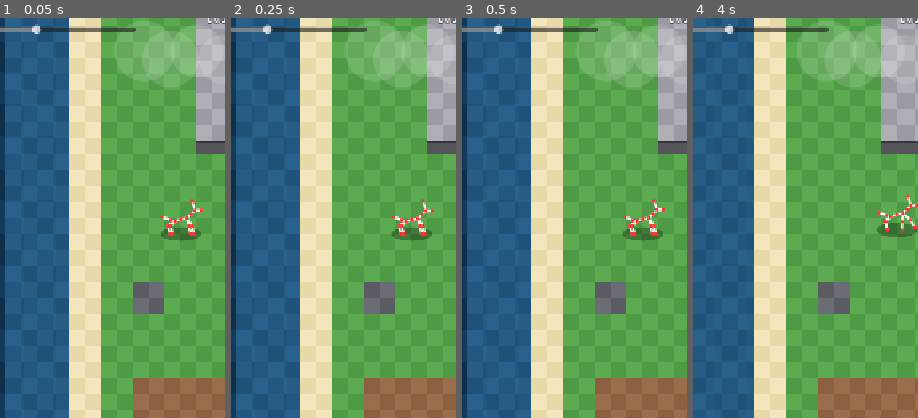
Above: before the commit, frames 1-4 (left to right).
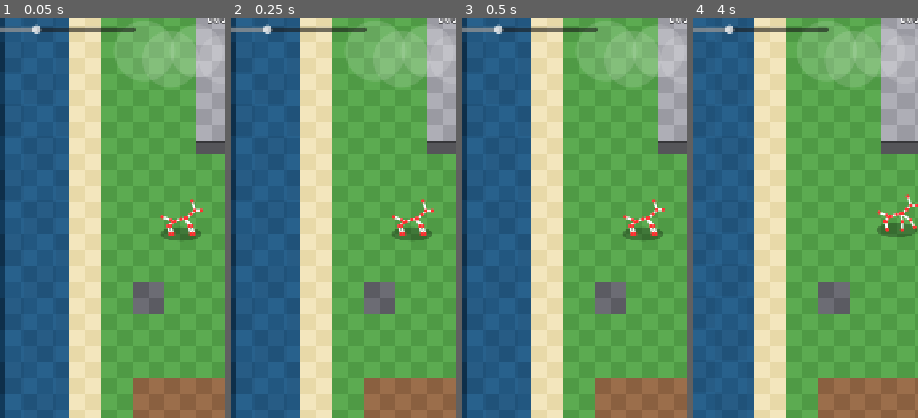
Above: after the commit, the same moments.

Repository: jonathasptbr-gh/Projeto-Galapago
Game: Godot game, scene res://jogo/main.tscn
The game is run twice, just before and just after one commit, with the same random seed, the same clock (stepped at 60 frames per second) and the same inputs.
Inputs:
- Up to frame 1 (0.05 s): no input
- Up to frame 2 (0.25 s): no input
- Up to frame 3 (0.5 s): no input
- Up to frame 4 (4 s): click "PULO AUTO: DESLIGADO" at 0.5 s; click "PULO AUTO: LIGADO" at 1.25 s; click "PULO AUTO: DESLIGADO" at 2 s; click "PULO AUTO: LIGADO" at 2.75 s; click "PULO AUTO: DESLIGADO" at 3.5 s
The pictures show only the part of the screen within x 6-56%, y 23-73%; the shares and areas given below are measured in that part.

The runs differ from the first frame. In frame 1, less than 0.1% of the frame differs, in the area x 76-86%, y 49-52%; in frame 2, less than 0.1%; in frame 3, less than 0.1%; in frame 4, less than 0.1%, in the area x 85-97%, y 48-51%.

Commit message:
v0.28.0: ombros e quarto traseiro separados da coluna

Diff:
--- a/dados/rig/canino.json
+++ b/dados/rig/canino.json
@@ -1,5 +1,5 @@
 {
-  "_leia": "RIG do canino (v0.21.1) — CONTRATO de pose e âncoras, não arte …(730 unchanged characters)…
+  "_leia": "RIG do canino (v0.28.0) — CONTRATO de pose e âncoras, não arte …(730 unchanged characters)…
   "schema_version": 1,
   "id": "canino",
   "arquetipo": "quadrupede",
@@ -67,6 +67,10 @@
           28,
           37
         ],
+        "anca_f": [
+          26,
+          38
+        ],
         "lombo": [
           34,
           35
@@ -75,6 +79,10 @@
           40,
           34
         ],
+        "ombro_f": [
+          38,
+          34
+        ],
         "pescoco": [
           44,
           30
@@ -170,6 +178,11 @@
         },
         {
           "a": "quadril",
+          "b": "anca_f",
+          "w": 5.5
+        },
+        {
+          "a": "anca_f",
           "b": "joelho_t",
           "w": 4.0
         },
@@ -180,6 +193,11 @@
         },
         {
           "a": "peito",
+          "b": "ombro_f",
+          "w": 5.5
+        },
+        {
+          "a": "ombro_f",
           "b": "joelho_f",
           "w": 4.0
         },
@@ -189,7 +207,7 @@
           "w": 3.5
         },
         {
-          "a": "quadril",
+          "a": "anca_f",
           "b": "joelho_t2",
           "w": 4.0
         },
@@ -199,7 +217,7 @@
           "w": 3.5
         },
         {
-          "a": "peito",
+          "a": "ombro_f",
           "b": "joelho_f2",
           "w": 4.0
         },
@@ -249,12 +267,52 @@
           39,
           17
         ],
+        "ombro_e": [
+          26,
+          33
+        ],
+        "ombro_d": [
+          42,
+          33
+        ],
+        "anca_e": [
+          29.5,
+          39
+        ],
+        "anca_d": [
+          38.5,
+          39
+        ],
+        "joelho_e": [
+          27,
+          42
+        ],
+        "joelho_d": [
+          41,
+          42
+        ],
         "pata_e": [
-          28,
+          27,
           50
         ],
         "pata_d": [
-          40,
+          41,
+          50
+        ],
+        "joelho_te": [
+          29.5,
+          43
+        ],
+        "joelho_td": [
+          38.5,
+          43
+        ],
+        "pata_te": [
+          29.5,
+          50
+        ],
+        "pata_td": [
+          38.5,
           50
         ],
         "cauda_base": [
@@ -264,14 +322,6 @@
         "cauda_ponta": [
           34,
           48
-        ],
-        "pata_te": [
-          30,
-          50
-        ],
-        "pata_td": [
-          38,
-          50
         ]
       },
       "bones": [
@@ -302,23 +352,63 @@
         },
         {
           "a": "quadril",
+          "b": "anca_e",
+          "w": 5.5
+        },
+        {
+          "a": "quadril",
+          "b": "anca_d",
+          "w": 5.5
+        },
+        {
+          "a": "anca_e",
+          "b": "joelho_te",
+          "w": 4.0
+        },
+        {
+          "a": "joelho_te",
           "b": "pata_te",
-          "w": 4.0
-        },
-        {
-          "a": "quadril",
+          "w": 3.5
+        },
+        {
+          "a": "anca_d",
+          "b": "joelho_td",
+          "w": 4.0
+        },
+        {
+          "a": "joelho_td",
           "b": "pata_td",
-          "w": 4.0
-        },
-        {
-          "a": "peito",
+          "w": 3.5
+        },
+        {
+          "a": "peito",
+          "b": "ombro_e",
+          "w": 5.5
+        },
+        {
+          "a": "peito",
+          "b": "ombro_d",
+          "w": 5.5
+        },
+        {
+          "a": "ombro_e",
+          "b": "joelho_e",
+          "w": 4.0
+        },
+        {
+          "a": "joelho_e",
           "b": "pata_e",
-          "w": 4.0
-        },
-        {
-          "a": "peito",
+          "w": 3.5
+        },
+        {
+          "a": "ombro_d",
+          "b": "joelho_d",
+          "w": 4.0
+        },
+        {
+          "a": "joelho_d",
           "b": "pata_d",
-          "w": 4.0
+          "w": 3.5
         },
         {
           "a": "cabeca",
@@ -374,6 +464,22 @@
         "cauda_ponta": [
           20,
           32
+        ],
+        "ombro_f": [
+          39.5,
+          36
+        ],
+        "ombro_f2": [
+          36.5,
+          34.5
+        ],
+        "anca_f": [
+          30.5,
+          39
+        ],
+        "anca_f2": [
+          28.5,
+          35
         ],
         "joelho_t": [
           27,
@@ -446,6 +552,41 @@
         },
         {
           "a": "quadril",
+          "b": "anca_f2",
+          "w": 5.5
+        },
+        {
+          "a": "anca_f2",
+          "b": "joelho_t2",
+          "w": 4.0
+        },
+        {
+          "a": "joelho_t2",
+          "b": "pata_t2",
+          "w": 3.5
+        },
+        {
+          "a": "peito",
+          "b": "ombro_f2",
+          "w": 5.5
+        },
+        {
+          "a": "ombro_f2",
+          "b": "joelho_f2",
+          "w": 4.0
+        },
+        {
+          "a": "joelho_f2",
+          "b": "pata_f2",
+          "w": 3.5
+        },
+        {
+          "a": "quadril",
+          "b": "anca_f",
+          "w": 5.5
+        },
+        {
+          "a": "anca_f",
           "b": "joelho_t",
           "w": 4.0
         },
@@ -456,32 +597,17 @@
         },
         {
           "a": "peito",
+          "b": "ombro_f",
+          "w": 5.5
+        },
+        {
+          "a": "ombro_f",
           "b": "joelho_f",
           "w": 4.0
         },
         {
           "a": "joelho_f",
           "b": "pata_f",
-          "w": 3.5
-        },
-        {
-          "a": "quadril",
-          "b": "joelho_t2",
-          "w": 4.0
-        },
-        {
-          "a": "joelho_t2",
-          "b": "pata_t2",
-          "w": 3.5
-        },
-        {
-          "a": "peito",
-          "b": "joelho_f2",
-          "w": 4.0
-        },
-        {
-          "a": "joelho_f2",
-          "b": "pata_f2",
           "w": 3.5
         },
         {
@@ -529,6 +655,22 @@
           19,
           43
         ],
+        "ombro_f": [
+          39.5,
+          36
+        ],
+        "ombro_f2": [
+          36.5,
+          34.5
+        ],
+        "anca_f": [
+          30.5,
+          39
+        ],
+        "anca_f2": [
+          28.5,
+          35
+        ],
         "joelho_t": [
           27,
           42
@@ -600,6 +742,41 @@
         },
         {
           "a": "quadril",
+          "b": "anca_f2",
+          "w": 5.5
+        },
+        {
+          "a": "anca_f2",
+          "b": "joelho_t2",
+          "w": 4.0
+        },
+        {
+          "a": "joelho_t2",
+          "b": "pata_t2",
+          "w": 3.5
+        },
+        {
+          "a": "peito",
+          "b": "ombro_f2",
+          "w": 5.5
+        },
+        {
+          "a": "ombro_f2",
+          "b": "joelho_f2",
+          "w": 4.0
+        },
+        {
+          "a": "joelho_f2",
+          "b": "pata_f2",
+          "w": 3.5
+        },
+        {
+          "a": "quadril",
+          "b": "anca_f",
+          "w": 5.5
+        },
+        {
+          "a": "anca_f",
           "b": "joelho_t",
           "w": 4.0
         },
@@ -610,32 +787,17 @@
         },
         {
           "a": "peito",
+          "b": "ombro_f",
+          "w": 5.5
+        },
+        {
+          "a": "ombro_f",
           "b": "joelho_f",
           "w": 4.0
         },
         {
           "a": "joelho_f",
           "b": "pata_f",
-          "w": 3.5
-        },
-        {
-          "a": "quadril",
-          "b": "joelho_t2",
-          "w": 4.0
-        },
-        {
-          "a": "joelho_t2",
-          "b": "pata_t2",
-          "w": 3.5
-        },
-        {
-          "a": "peito",
-          "b": "joelho_f2",
-          "w": 4.0
-        },
-        {
-          "a": "joelho_f2",
-          "b": "pata_f2",
           "w": 3.5
         },
         {
@@ -649,7 +811,7 @@
       "joints": {
         "quadril": [
           34,
-          35
+          40
         ],
         "lombo": [
           34,
@@ -657,7 +819,7 @@
         ],
         "peito": [
           34,
-          40
+          34
         ],
         "pescoco": [
           34,
@@ -679,29 +841,61 @@
           39,
           18
         ],
+        "ombro_e": [
+          29,
+          36
+        ],
+        "ombro_d": [
+          39,
+          36
+        ],
+        "anca_e": [
+          26,
+          40
+        ],
+        "anca_d": [
+          42,
+          40
+        ],
+        "joelho_e": [
+          29,
+          41
+        ],
+        "joelho_d": [
+          39,
+          41
+        ],
         "pata_e": [
           29,
-          48
+          46
         ],
         "pata_d": [
           39,
-          48
+          46
+        ],
+        "joelho_te": [
+          26,
+          45
+        ],
+        "joelho_td": [
+          42,
+          45
+        ],
+        "pata_te": [
+          26,
+          50
+        ],
+        "pata_td": [
+          42,
+          50
         ],
         "cauda_base": [
           34,
-          37
+          39
         ],
         "cauda_ponta": [
           34,
           46
-        ],
-        "pata_te": [
-          27,
-          50
-        ],
-        "pata_td": [
-          41,
-          50
         ]
       },
       "bones": [
@@ -731,24 +925,64 @@
           "w": 3.5
         },
         {
-          "a": "quadril",
+          "a": "peito",
+          "b": "ombro_e",
+          "w": 5.5
+        },
+        {
+          "a": "peito",
+          "b": "ombro_d",
+          "w": 5.5
+        },
+        {
+          "a": "ombro_e",
+          "b": "joelho_e",
+          "w": 4.0
+        },
+        {
+          "a": "joelho_e",
+          "b": "pata_e",
+          "w": 3.5
+        },
+        {
+          "a": "ombro_d",
+          "b": "joelho_d",
+          "w": 4.0
+        },
+        {
+          "a": "joelho_d",
+          "b": "pata_d",
+          "w": 3.5
+        },
+        {
+          "a": "quadril",
+          "b": "anca_e",
+          "w": 5.5
+        },
+        {
+          "a": "quadril",
+          "b": "anca_d",
+          "w": 5.5
+        },
+        {
+          "a": "anca_e",
+          "b": "joelho_te",
+          "w": 4.0
+        },
+        {
+          "a": "joelho_te",
           "b": "pata_te",
-          "w": 4.0
-        },
-        {
-          "a": "quadril",
+          "w": 3.5
+        },
+        {
+          "a": "anca_d",
+          "b": "joelho_td",
+          "w": 4.0
+        },
+        {
+          "a": "joelho_td",
           "b": "pata_td",
-          "w": 4.0
-        },
-        {
-          "a": "peito",
-          "b": "pata_e",
-          "w": 4.0
-        },
-        {
-          "a": "peito",
-          "b": "pata_d",
-          "w": 4.0
+          "w": 3.5
         },
         {
           "a": "cabeca",
--- a/sim/esqueleto.gd
+++ b/sim/esqueleto.gd
@@ -381,7 +381,9 @@
 	var desloc := frente * ataque * (8.0 if slam else 6.0)
 	_desloca_corpo(j, desloc + (Vector2(0.0, 2.5 * sin(PI * fase)) if slam else Vector2.ZERO))
 	if slam:
-		for nome in ["quadril", "lombo", "peito"]:
+		for nome in ["quadril", "lombo", "peito",
+				"ombro_e", "ombro_d", "ombro_f", "ombro_f2",
+				"anca_e", "anca_d", "anca_f", "anca_f2"]:
 			if j.has(nome):
 				j[nome] = (j[nome] as Vector2) + frente * (3.0 * sin(PI * fase))
 		for nome in j:
@@ -601,7 +603,11 @@
 ## Subida/descida do tronco: o corpo inteiro acompanha, joelhos absorvem a
 ## metade e a cabeça amplifica um pouco (contrapeso natural).
 static func _bob_corpo(j: Dictionary, delta: float, fase: float, c: Dictionary) -> void:
-	for k in ["quadril", "lombo", "peito", "corpo", "pescoco", "cauda_base"]:
+	# O tronco carrega o conjunto peito+OMBROS e quadril+ANCAS: sem isso a
+	# clavícula e o osso da anca esticariam a cada passo.
+	for k in ["quadril", "lombo", "peito", "corpo", "pescoco", "cauda_base",
+			"ombro_e", "ombro_d", "ombro_f", "ombro_f2",
+			"anca_e", "anca_d", "anca_f", "anca_f2"]:
 		if j.has(k):
 			j[k] = (j[k] as Vector2) + Vector2(0.0, delta)
 	for k in ["cabeca", "focinho", "bico"]:
@@ -609,7 +615,8 @@
 			j[k] = (j[k] as Vector2) + Vector2(0.0, delta * 1.15)
 	if j.has("orelha"):
 		j["orelha"] = (j["orelha"] as Vector2) + Vector2(0.0, delta)
-	for k in ["joelho_t", "joelho_f", "joelho_t2", "joelho_f2", "coxa_e", "coxa_d"]:
+	for k in ["joelho_t", "joelho_f", "joelho_t2", "joelho_f2",
+			"joelho_e", "joelho_d", "joelho_te", "joelho_td", "coxa_e", "coxa_d"]:
 		if j.has(k):
 			j[k] = (j[k] as Vector2) + Vector2(0.0, delta * 0.55)
 	if j.has("cauda_ponta"):
@@ -649,7 +656,10 @@
 	var c := _cfg(m)
 	var p := fase * TAU
 	var respira: float = c["respira"]
-	for k in ["quadril", "lombo", "peito", "corpo", "pescoco"]:
+	# A respiração sobe o tórax inteiro (peito+ombros) e a bacia (quadril+ancas).
+	for k in ["quadril", "lombo", "peito", "corpo", "pescoco",
+			"ombro_e", "ombro_d", "ombro_f", "ombro_f2",
+			"anca_e", "anca_d", "anca_f", "anca_f2"]:
 		if j.has(k):
 			j[k] = j[k] + Vector2(0.0, sin(p) * respira)
 	if j.has("cabeca"):
--- a/testes/test_esqueleto.gd
+++ b/testes/test_esqueleto.gd
@@ -1,7 +1,7 @@
 extends "res://testes/caso.gd"
 ## Contrato do esqueleto: oito direções com frente e costas distintas,
-## pés e âncoras por direção, marcha e ações em fases; sem regressão dos
-## demais rigs. Rig adulterado falha fechado.
+## pés e âncoras por direção, ombros e ancas com osso próprio, marcha e ações
+## em fases; sem regressão dos demais rigs. Rig adulterado falha fechado.
 
 const E := preload("res://sim/esqueleto.gd")
 const CAMINHO := "res://dados/rig/canino.json"
@@ -307,7 +307,14 @@
 	var sul: Dictionary = E.pose(m, "south", 0.0, "idle")["juntas"]
 	var norte: Dictionary = E.pose(m, "north", 0.0, "idle")["juntas"]
 	checar((sul["peito"] as Vector2).y < (sul["quadril"] as Vector2).y, "peito visto pela frente")
-	checar((norte["peito"] as Vector2).y > (norte["quadril"] as Vector2).y, "ombros atrás do quadril de costas")
+	# De costas o quarto é o mais PERTO (embaixo na tela) e o tórax o mais
+	# LONGE (em cima): a ordem em y é a mesma da frente, não espelhada.
+	checar((norte["peito"] as Vector2).y < (norte["quadril"] as Vector2).y,
+		"de costas o tórax fica longe e o quarto perto")
+	checar((norte["ombro_e"] as Vector2).y < (norte["anca_e"] as Vector2).y,
+		"ombro dorsal acima da anca")
+	checar((norte["pata_e"] as Vector2).y < (norte["pata_te"] as Vector2).y,
+		"pata dianteira dorsal mais longe (acima) que a traseira")
 	checar((norte["focinho"] as Vector2).y < (norte["cabeca"] as Vector2).y, "focinho aponta norte")
 	var frente: Dictionary = E.pose(m, "south-east", 0.0, "idle")["juntas"]
 	var costas: Dictionary = E.pose(m, "north-east", 0.0, "idle")["juntas"]
@@ -381,3 +388,114 @@
 			nos[b["b"]] = true
 		for k in juntas:
 			checar(nos.has(k), "junta %s/%s pertence a um osso" % [perfil, k])
+
+
+# --- v0.28.0: ombros e ancas fora da coluna --------------------------------
+
+func test_pernas_saem_de_ombro_e_anca() -> void:
+	# Cada perna é uma cadeia própria: ombro/anca → joelho → pata. Nenhuma
+	# pata pende mais do peito ou do quadril (era o desenho da v0.27).
+	var m := _rig()
+	for perfil in m["profiles"]:
+		for b in m["profiles"][perfil]["bones"]:
+			var a := String(b["a"])
+			var bb := String(b["b"])
+			if bb.begins_with("joelho"):
+				checar(a.begins_with("ombro") or a.begins_with("anca"),
+					"%s: %s→%s desce do ombro/anca" % [perfil, a, bb])
+			if bb.begins_with("pata"):
+				checar(a.begins_with("joelho"),
+					"%s: %s→%s desce do joelho" % [perfil, a, bb])
+
+
+func test_todo_perfil_tem_ombro_e_anca_com_osso_proprio() -> void:
+	var m := _rig()
+	for perfil in m["profiles"]:
+		var p: Dictionary = m["profiles"][perfil]
+		var juntas: Dictionary = p["joints"]
+		var nos: Dictionary = {}
+		for b in p["bones"]:
+			nos[b["a"]] = true
+			nos[b["b"]] = true
+		var ombros := 0
+		var ancas := 0
+		for nome in juntas:
+			var k := String(nome)
+			if k.begins_with("ombro"):
+				ombros += 1
+				checar(nos.has(k), "ombro %s/%s tem osso" % [perfil, k])
+			elif k.begins_with("anca"):
+				ancas += 1
+				checar(nos.has(k), "anca %s/%s tem osso" % [perfil, k])
+		checar(ombros >= 1, "perfil %s tem ombro" % perfil)
+		checar(ancas >= 1, "perfil %s tem anca" % perfil)
+
+
+func test_ombros_e_ancas_abrem_a_largura_do_corpo() -> void:
+	var m := _rig()
+	var sul: Dictionary = E.pose(m, "south", 0.0, "idle")["juntas"]
+	var norte: Dictionary = E.pose(m, "north", 0.0, "idle")["juntas"]
+	# Frontal: tórax visível = ombros afastados da coluna (x = pivô 34).
+	checar(absf((sul["ombro_e"] as Vector2).x - 34.0) >= 6.0, "ombro esquerdo afastado da coluna")
+	checar(absf((sul["ombro_d"] as Vector2).x - 34.0) >= 6.0, "ombro direito afastado da coluna")
+	checar(absf((sul["ombro_e"] as Vector2).x - (sul["ombro_d"] as Vector2).x) >= 14.0,
+		"tórax frontal com 14+ px entre os ombros")
+	checar(absf((sul["anca_e"] as Vector2).x - (sul["anca_d"] as Vector2).x) >= 8.0,
+		"quarto traseiro frontal com 8+ px entre as ancas")
+	# A anca frontal fica recuada: a perna dianteira passa POR FORA dela.
+	checar(absf((sul["anca_e"] as Vector2).x - (sul["pata_e"] as Vector2).x) >= 2.0,
+		"anca frontal não encosta na perna dianteira")
+	# Dorsal: o quarto (perto) abre; o tórax (longe) aparece por dentro dele.
+	checar(absf((norte["anca_e"] as Vector2).x - (norte["anca_d"] as Vector2).x) >= 14.0,
+		"quarto traseiro dorsal com 14+ px entre as ancas")
+	checar(absf((norte["ombro_e"] as Vector2).x - (norte["ombro_d"] as Vector2).x) >= 8.0,
+		"tórax dorsal visível entre os ombros")
+	# Diagonais: perto e longe têm articulações distintas (z-order).
+	for dir in ["south-east", "north-east"]:
+		var d: Dictionary = E.pose(m, dir, 0.0, "idle")["juntas"]
+		checar((d["ombro_f"] as Vector2).distance_to(d["ombro_f2"]) >= 3.0,
+			"diagonal %s separa ombro perto/longe" % dir)
+		checar((d["anca_f"] as Vector2).distance_to(d["anca_f2"]) >= 3.0,
+			"diagonal %s separa anca perto/longe" % dir)
+
+
+func test_ombros_e_ancas_cabem_no_canvas() -> void:
+	var m := _rig()
+	var largura := float(m["canvas_px"][0])
+	var altura := float(m["canvas_px"][1])
+	for dir in E.DIRECOES:
+		var j: Dictionary = E.pose(m, dir, 0.0, "idle")["juntas"]
+		for nome in j:
+			var p: Vector2 = j[nome]
+			checar(p.x > 0.0 and p.x < largura and p.y >= 0.0 and p.y < altura,
+				"junta %s/%s dentro do canvas" % [dir, nome])
+			if String(nome).begins_with("ombro") or String(nome).begins_with("anca"):
+				checar(absf(p.x - largura * 0.5) <= 12.0,
+					"ombro/anca %s/%s dentro do envelope de largura" % [dir, nome])
+
+
+func test_ombro_e_anca_acompanham_o_tronco() -> void:
+	# O conjunto peito+ombros e quadril+ancas anda junto: a clavícula e o osso
+	# da anca não esticam no passo, na corrida, na mordida nem no ar.
+	var m := _rig()
+	for dir in E.DIRECOES:
+		for clipe in ["idle", "walk", "run", "bite", "jump_air"]:
+			var base: Dictionary = E.pose(m, dir, 0.0, clipe)["juntas"]
+			var pai := {}
+			var dist := {}
+			for nome in base:
+				var k := String(nome)
+				var p := ""
+				if k.begins_with("ombro"):
+					p = "peito"
+				elif k.begins_with("anca"):
+					p = "quadril"
+				if p == "":
+					continue
+				pai[k] = p
+				dist[k] = (base[p] as Vector2).distance_to(base[k])
+			for fase in [0.25, 0.5, 0.75]:
+				var j: Dictionary = E.pose(m, dir, fase, clipe)["juntas"]
+				for k in pai:
+					perto((j[pai[k]] as Vector2).distance_to(j[k]), dist[k], 0.01,
+						"%s/%s/fase %.2f mantém %s" % [dir, clipe, fase, k])
--- a/tools/folha_canino.gd
+++ b/tools/folha_canino.gd
@@ -3,6 +3,8 @@
 ## Uso: LIBGL_ALWAYS_SOFTWARE=1 GALLIUM_DRIVER=softpipe xvfb-run -a \
 ##   godot --path . --rendering-driver opengl3 --resolution 1470x720 \
 ##   -s res://tools/folha_canino.gd -- /root/tmp/canino-folha.png
+## Variante do sprint (impulso de corrida): troque o destino por
+##   `-- --sprint /root/tmp/canino-folha-sprint.png`.
 
 const Rigs := preload("res://jogo/rigs.gd")
 
@@ -46,8 +48,12 @@
 func _gravar() -> void:
 	await process_frame
 	await RenderingServer.frame_post_draw
-	var args := OS.get_cmdline_user_args()
-	var destino := args[0] if not args.is_empty() else "/root/tmp/canino-folha.png"
+	# O primeiro argumento que NÃO é opção é o destino; `--sprint` é só flag.
+	var destino := "/root/tmp/canino-folha.png"
+	for arg in OS.get_cmdline_user_args():
+		if not String(arg).begins_with("--"):
+			destino = arg
+			break
 	var erro := root.get_texture().get_image().save_png(destino)
 	print("folha canino: ", destino, " (erro=", erro, ")")
 	quit(0 if erro == OK else 1)
Binary file changed: testes/baseline/q00000000.png
Binary file changed: testes/baseline/q00000001.png
Binary file changed: testes/baseline/q00000002.png
Binary file changed: testes/baseline/q00000003.png
Binary file changed: testes/baseline/q00000004.png
Binary file changed: testes/baseline/q00000005.png
Binary file changed: testes/baseline/q00000006.png
Binary file changed: testes/baseline/q00000007.png
Binary file changed: testes/baseline/q00000008.png
Binary file changed: testes/baseline/q00000009.png
Binary file changed: testes/baseline/q00000010.png
Binary file changed: testes/baseline/q00000011.png
(and 50 more such lines)
